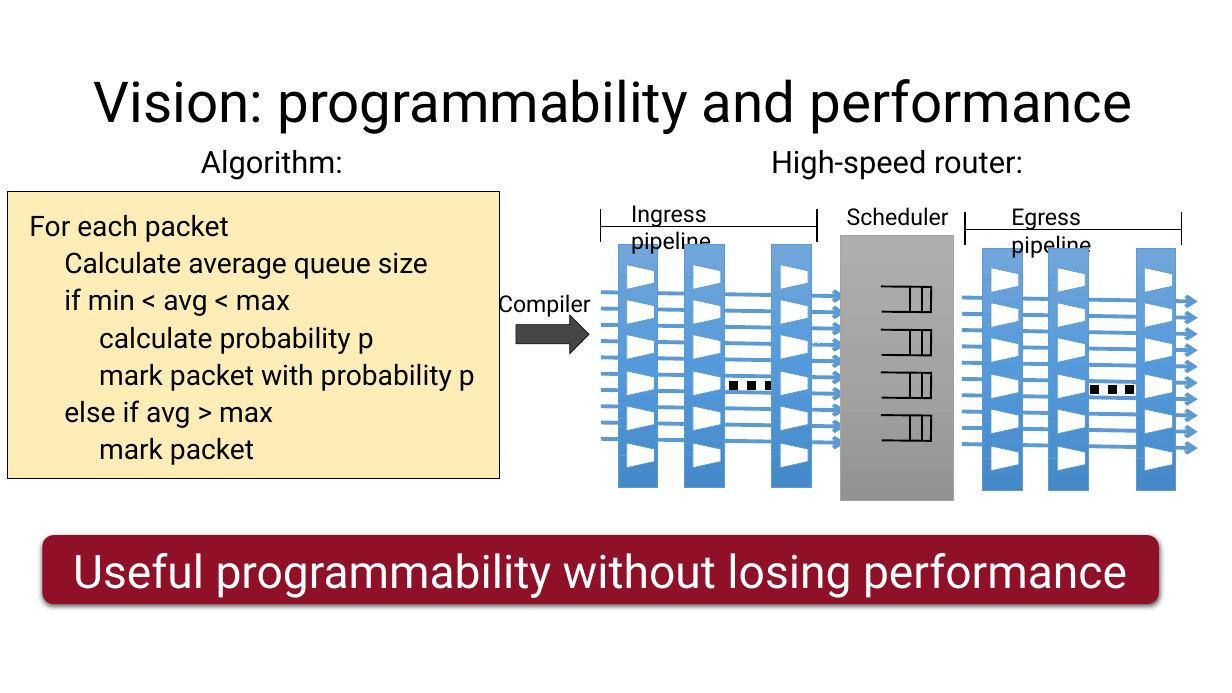
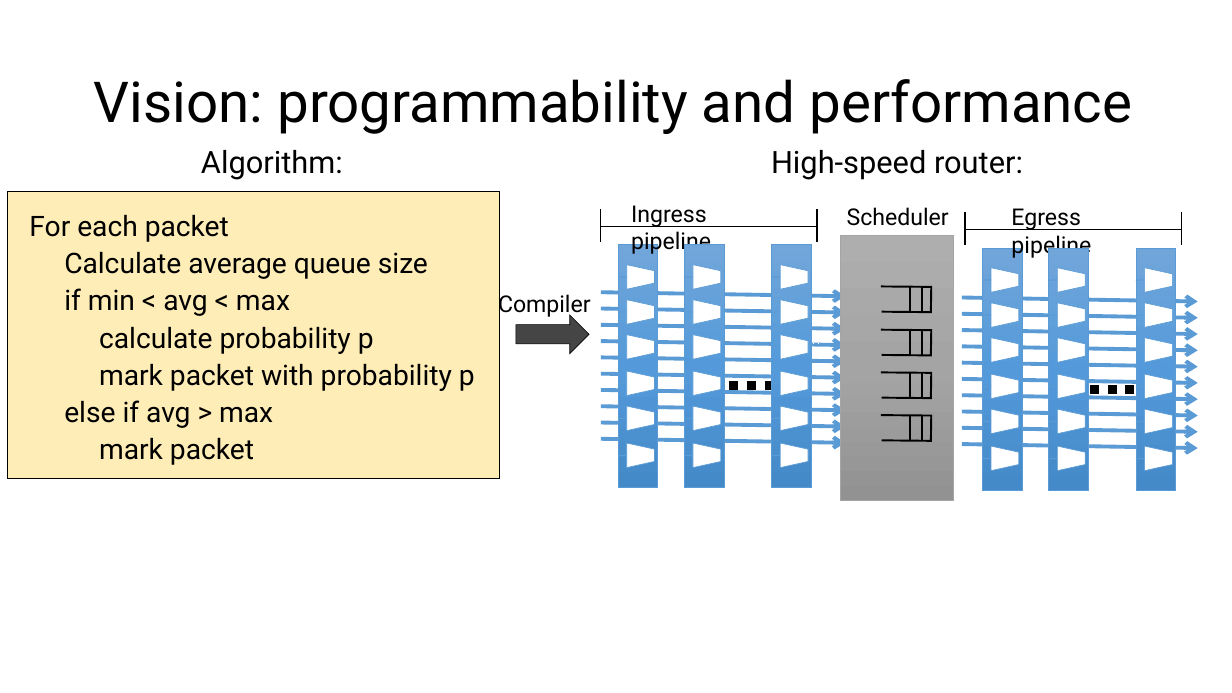
Before and after one commit to anirudhSK/pifo-domino-marple-ppts, a slide deck: slide 7 of combined_domino_pifo.pptx. Drawn at 1232x693 pixels with LibreOffice and Linux fonts; fonts in the diff are those of the drawing. Boxes give left, top, right and bottom in pixels: in the first picture for what was removed or moved away, otherwise in the second. Text is boxed around its words. In the diff, an @@ line names an element or a change of style, - is before the commit and + after.

```diff
--- a/combined_domino_pifo.pptx
+++ b/combined_domino_pifo.pptx
@@ rounded rectangle removed at (x1=43, y1=535, x2=1159, y2=604) @@
-Useful programmability without losing performance
```
Also in this commit, not shown: 3 other slides changed.
